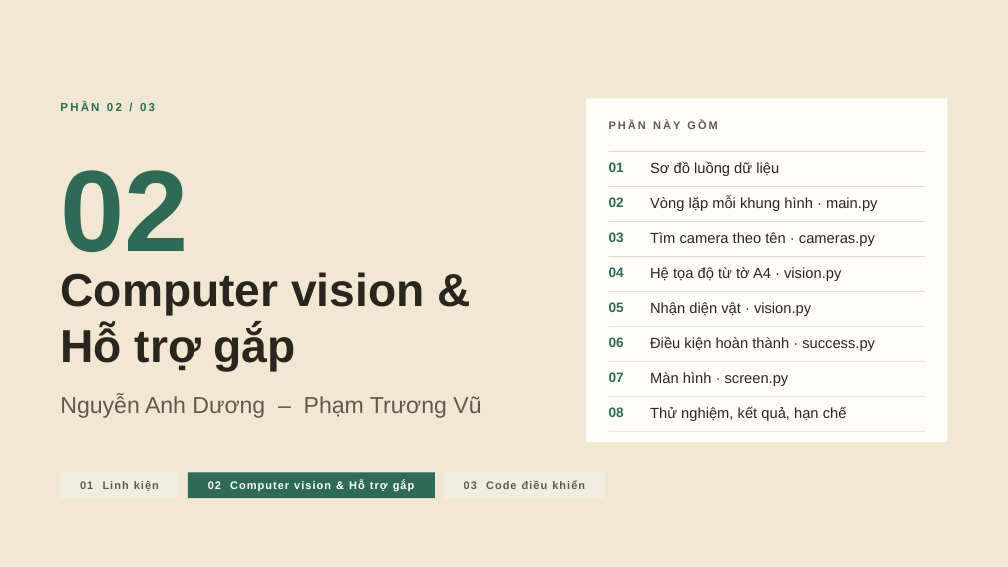
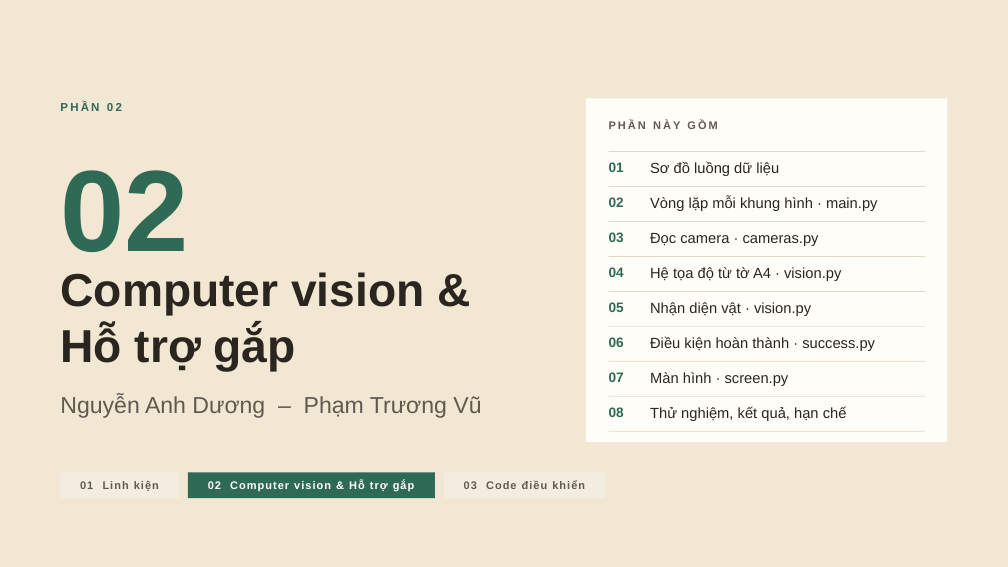
Before and after one commit to DuongNAD/Project_IoT, a slide deck: slide 1 of slides/Phan2_LuongDuLieu_Code.pptx. Drawn at 1008x567 pixels with LibreOffice and Linux fonts; fonts in the diff are those of the drawing. Boxes give left, top, right and bottom in pixels: in the first picture for what was removed or moved away, otherwise in the second. Text is boxed around its words. In the diff, an @@ line names an element or a change of style, - is before the commit and + after.

```diff
--- a/slides/Phan2_LuongDuLieu_Code.pptx
+++ b/slides/Phan2_LuongDuLieu_Code.pptx
@@ text at (60, 102, 122, 111): text changed @@
-PHẦN 02 / 03
+PHẦN 02
@@ text at (650, 233, 819, 246): text changed @@
-Tìm camera theo tên · cameras.py
+Đọc camera · cameras.py
```
Also in this commit, not shown: 4 other slides changed, 35 other files.
